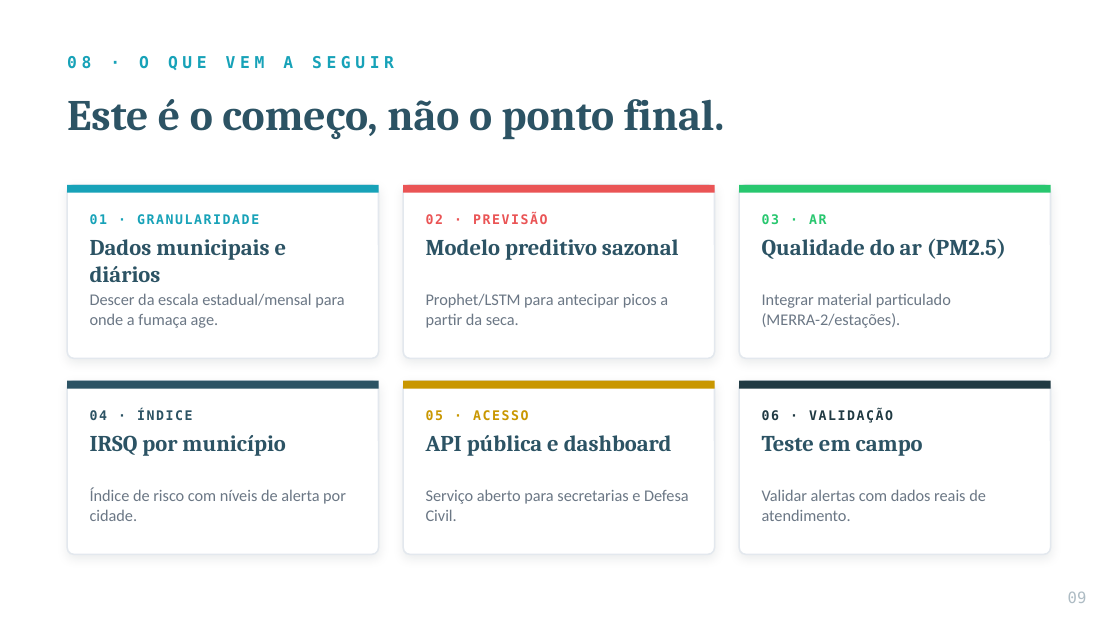
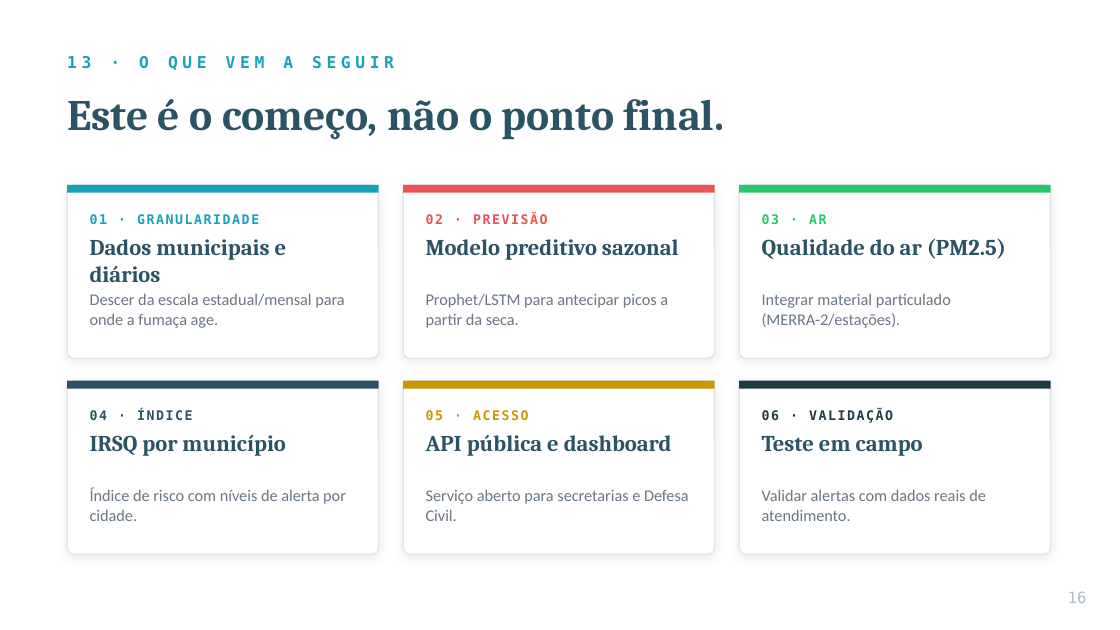
Before and after one commit to SauloSapucaia/BreathAlert_BR, a slide deck: slide 16 of pitch/BreathAlert_Pitch.pptx (slide 9 before the commit). Drawn at 1120x630 pixels with LibreOffice and Linux fonts; fonts in the diff are those of the drawing. Boxes give left, top, right and bottom in pixels: in the first picture for what was removed or moved away, otherwise in the second. Text is boxed around its words. In the diff, an @@ line names an element or a change of style, - is before the commit and + after.

```diff
--- a/pitch/BreathAlert_Pitch.pptx
+++ b/pitch/BreathAlert_Pitch.pptx
@@ text at bbox=[67, 56, 394, 70]: text changed @@
-08 · O QUE VEM A SEGUIR
+13 · O QUE VEM A SEGUIR
@@ text at bbox=[1068, 591, 1087, 603]: text changed @@
-09
+16
```
Also in this commit, not shown: 8 other slides changed, 7 slides added, 2 other files.
